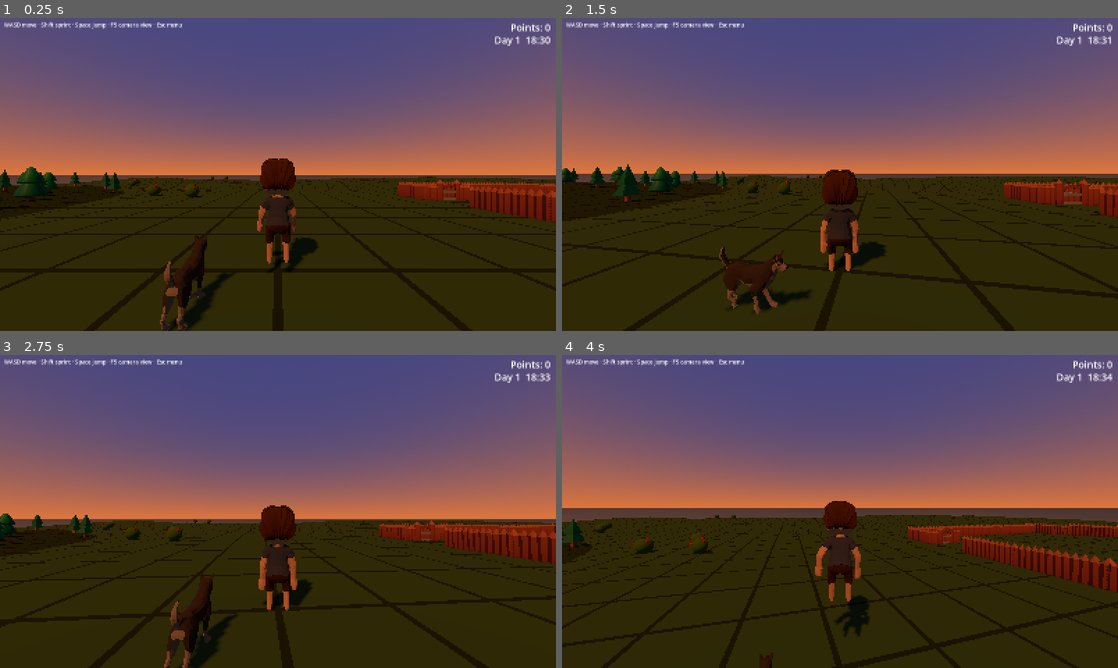
Above: before the commit, frames 1-4 (two rows, left to right).
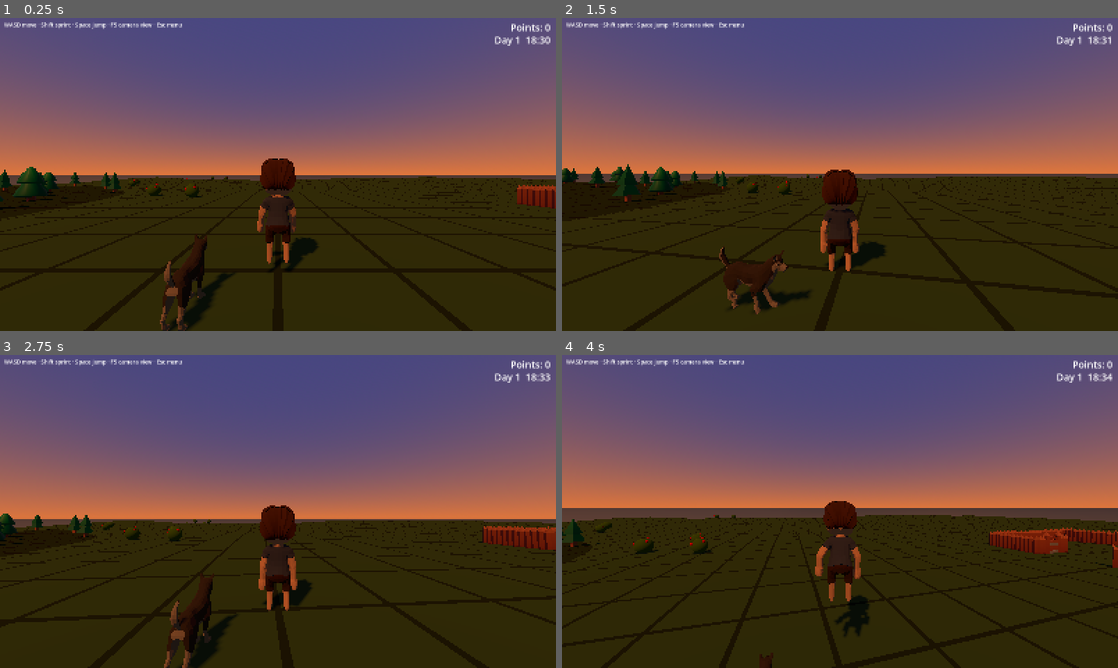
Above: after the commit, the same moments.

Repository: forsman5/sitka
Game: Godot game, scene res://scenes/on_foot/on_foot.tscn
Two runs of this game, one before a commit and one after it. Both use one fixed random seed, a clock stepped at 60 frames per second and the inputs below. This scene is started directly instead of the project's main scene.
Inputs (mouse positions are in pixels of both pictures, inside the frame that each line leads up to):
- Up to frame 1 (0.25 s): no input
- Up to frame 2 (1.5 s): tap Enter at 0.5 s; move the mouse to (867, 174) at 0.52 s; hold Q 0.53-1.28 s; hold Up (ui_up) from 0.53 s (still down); click (867, 174) at 0.67 s; tap Space at 0.77 s; move the mouse to (812, 174) at 1.27 s; tap E at 1.35 s
- Up to frame 3 (2.75 s): keep holding Up (ui_up); tap Space at 1.52 s; move the mouse to (289, 505) at 2.02 s; hold Alt from 2.03 s (still down)
- Up to frame 4 (4 s): keep holding Up (ui_up); move the mouse to (834, 517) at 2.77 s; release Alt at 2.78 s; tap Shift at 2.85 s; click (834, 517) at 2.92 s; tap Space at 3.02, 3.77 s; move the mouse to (878, 514) at 3.52 s; tap F at 3.6 s

The runs differ from the first frame. In frame 1, 2.1% of the frame differs, in the area x 71-100%, y 51-66%; in frame 2, 1.5%; in frame 3, 2.1%; in frame 4, 4.2%, in the area x 62-100%, y 53-76%.

Commit message:
Sheep pen: fill the whole interior and size from real slot capacity
Slots were only along the back/side walls. Now a grid over the interior,
filled back row first, gate leaf footprint kept clear; pen growth is the
smallest size whose slot count fits the flock. Adds check_sheep_pen harness.

Co-Authored-By: Claude Sonnet 5.5 <noreply@anthropic.com>

Diff:
--- a/scripts/on_foot/on_foot_world.gd
+++ b/scripts/on_foot/on_foot_world.gd
@@ -26,10 +26,6 @@
 const LOSS_CHANCE := 0.4
 ## Pause between the last sheep entering the pen and the end-of-day screen.
 const EARLY_END_DELAY := 1.5
-## The pen starts at its default size and grows by this many segments (each way)
-## per PEN_GROW_STEP sheep beyond what the default pen holds.
-const PEN_BASE_CAPACITY := 10
-const PEN_GROW_STEP := 6
 
 ## Run state carried across the next-day scene reload. _continuing is set only by
 ## the Next Day button, so entering from the menu always starts a fresh run.
@@ -364,7 +360,7 @@
 ## Open-gated pen on the flat ground east of the town, gate facing the spawn.
 func _spawn_pen() -> void:
 	_pen = SheepPen.new()
-	var grow := maxi(0, ceili((_flock_ages.size() - PEN_BASE_CAPACITY) / float(PEN_GROW_STEP)))
+	var grow := SheepPen.growth_for(_flock_ages.size(), _pen.segments_wide, _pen.segments_deep, _pen.gate_slot)
 	_pen.segments_wide += grow
 	_pen.segments_deep += grow
 	_pen.name = "SheepPen"
--- a/scripts/on_foot/sheep_pen.gd
+++ b/scripts/on_foot/sheep_pen.gd
@@ -21,12 +21,15 @@
 
 signal sheep_penned(total: int)
 
-## Distance inside the fence line that penned sheep stand at, and their spacing.
+## Distance inside the fence line of the outermost row of penned sheep, and the
+## grid spacing between them. The whole interior is filled, not just the walls.
 const SLOT_INSET := 1.0
-const SLOT_SPACING := 1.7
+const SLOT_SPACING := 1.5
+## Clear radius kept around the swung-open gate leaf so sheep don't stand in it.
+const GATE_CLEARANCE := 0.9
 
 var penned_count: int = 0
-var _slots: Array[Vector3] = []   # local-space stand points, evenly spaced along the walls
+var _slots: Array[Vector3] = []   # local-space stand points, filled back row first
 var _slot_yaws: Array[float] = []
 
 func _ready() -> void:
@@ -50,20 +53,52 @@
 		_add_segment(FENCE, Vector3(-half_w, 0, z), 0.0)
 		_add_segment(FENCE, Vector3(half_w, 0, z), 0.0)
 
-## Slots run along the back wall, then the left and right walls (stopping short
-## of the front so the open gate stays clear). Each sheep faces its wall.
-func _build_slots(half_w: float, half_d: float) -> void:
+## How many sheep a pen of this size holds.
+static func capacity_for(wide: int, deep: int, gate: int = 1) -> int:
+	return _slot_points(wide * SEGMENT_LENGTH * 0.5, deep * SEGMENT_LENGTH * 0.5,
+			_gate_hinge_x(wide, gate)).size()
+
+## Smallest segment growth (added to both dimensions) whose pen holds `heads`.
+static func growth_for(heads: int, wide: int, deep: int, gate: int = 1) -> int:
+	var grow := 0
+	while capacity_for(wide + grow, deep + grow, gate) < heads:
+		grow += 1
+	return grow
+
+## The gate leaf is hinged at its slot's left edge and swings into the pen.
+static func _gate_hinge_x(wide: int, gate: int) -> float:
+	return -wide * SEGMENT_LENGTH * 0.5 + gate * SEGMENT_LENGTH
+
+## Grid of stand points over the whole interior, ordered back wall first (then
+## centre-out within a row) so later arrivals never have to squeeze past sheep
+## that have already settled, with the gate leaf's footprint left clear.
+static func _slot_points(half_w: float, half_d: float, hinge_x: float) -> Array[Vector3]:
 	var inner_w := half_w - SLOT_INSET
 	var inner_d := half_d - SLOT_INSET
-	var n_back := int((inner_w * 2.0) / SLOT_SPACING) + 1
-	var back_start := -(n_back - 1) * SLOT_SPACING * 0.5
-	for i in n_back:
-		_add_slot(Vector3(back_start + i * SLOT_SPACING, 0, -inner_d), Vector3(0, 0, -1))
-	var z := -inner_d + SLOT_SPACING
-	while z <= inner_d - SLOT_SPACING * 0.5:
-		_add_slot(Vector3(-inner_w, 0, z), Vector3(-1, 0, 0))
-		_add_slot(Vector3(inner_w, 0, z), Vector3(1, 0, 0))
-		z += SLOT_SPACING
+	var cols := int((inner_w * 2.0) / SLOT_SPACING) + 1
+	var rows := int((inner_d * 2.0) / SLOT_SPACING) + 1
+	var x0 := -(cols - 1) * SLOT_SPACING * 0.5
+	var z0 := -(rows - 1) * SLOT_SPACING * 0.5
+	var pts: Array[Vector3] = []
+	for r in rows:
+		var row: Array[Vector3] = []
+		for c in cols:
+			var p := Vector3(x0 + c * SLOT_SPACING, 0.0, z0 + r * SLOT_SPACING)
+			# Gate leaf runs from the hinge on the front wall back across the pen.
+			if absf(p.x - hinge_x) < GATE_CLEARANCE and p.z > half_d - SEGMENT_LENGTH - GATE_CLEARANCE:
+				continue
+			row.append(p)
+		row.sort_custom(func(a: Vector3, b: Vector3) -> bool: return absf(a.x) < absf(b.x))
+		pts.append_array(row)
+	return pts
+
+## Each sheep faces its nearest wall.
+func _build_slots(half_w: float, half_d: float) -> void:
+	for p in _slot_points(half_w, half_d, _gate_hinge_x(segments_wide, gate_slot)):
+		var to_x := half_w - absf(p.x)
+		var to_z := half_d - absf(p.z)
+		var facing := Vector3(signf(p.x), 0, 0) if to_x < to_z else Vector3(0, 0, signf(p.z) if p.z != 0.0 else -1.0)
+		_add_slot(p, facing)
 
 func _add_slot(pos: Vector3, facing: Vector3) -> void:
 	_slots.append(pos)
--- /dev/null
+++ b/scripts/sim/harness/check_sheep_pen.gd
@@ -0,0 +1,74 @@
+extends SceneTree
+
+## Sheep pen slot layout check (no scene needed). Run with:
+##   godot --headless --path . --script res://scripts/sim/harness/check_sheep_pen.gd
+
+const PenScript = preload("res://scripts/on_foot/sheep_pen.gd")
+
+var _ok := true
+
+func _initialize() -> void:
+	_check_default_capacity()
+	_check_growth_fits_flock()
+	_check_slots_fill_interior_and_respect_spacing()
+	_check_gate_leaf_clear()
+	print("SHEEP PEN %s" % ("OK" if _ok else "FAILED"))
+	quit(0 if _ok else 1)
+
+func _assert(condition: bool, message: String) -> void:
+	if not condition:
+		_ok = false
+		push_error("FAIL: " + message)
+
+func _pen(wide: int = 4, deep: int = 3) -> Node3D:
+	var pen: Node3D = PenScript.new()
+	pen.segments_wide = wide
+	pen.segments_deep = deep
+	return pen
+
+func _slots(pen: Node3D) -> Array:
+	# Build the same list _ready would, without instancing fence models.
+	var half_w: float = pen.segments_wide * PenScript.SEGMENT_LENGTH * 0.5
+	var half_d: float = pen.segments_deep * PenScript.SEGMENT_LENGTH * 0.5
+	pen._build_slots(half_w, half_d)
+	return pen._slots
+
+func _check_default_capacity() -> void:
+	var cap: int = PenScript.capacity_for(4, 3)
+	_assert(cap >= 25, "default pen should hold the default flock of 25, holds %d" % cap)
+
+func _check_growth_fits_flock() -> void:
+	for heads in [1, 10, 25, 60, 120]:
+		var grow: int = PenScript.growth_for(heads, 4, 3)
+		_assert(PenScript.capacity_for(4 + grow, 3 + grow) >= heads, "growth %d does not fit %d" % [grow, heads])
+		if grow > 0:
+			_assert(PenScript.capacity_for(3 + grow, 2 + grow) < heads, "growth %d is not minimal for %d" % [grow, heads])
+
+func _check_slots_fill_interior_and_respect_spacing() -> void:
+	var pen := _pen()
+	var slots := _slots(pen)
+	var half_w: float = 4 * PenScript.SEGMENT_LENGTH * 0.5
+	var half_d: float = 3 * PenScript.SEGMENT_LENGTH * 0.5
+	var interior := 0
+	for i in slots.size():
+		var p: Vector3 = slots[i]
+		_assert(absf(p.x) <= half_w - PenScript.SLOT_INSET + 0.01 and absf(p.z) <= half_d - PenScript.SLOT_INSET + 0.01, "slot %d outside the fence inset" % i)
+		if absf(p.x) < half_w - PenScript.SLOT_INSET - 0.1 and absf(p.z) < half_d - PenScript.SLOT_INSET - 0.1:
+			interior += 1
+		for j in range(i + 1, slots.size()):
+			_assert(p.distance_to(slots[j]) >= PenScript.SLOT_SPACING - 0.01, "slots %d and %d overlap" % [i, j])
+	_assert(interior > 0, "no interior slots: sheep only line the fence")
+	# Back-first ordering: z never decreases through the list.
+	for i in range(1, slots.size()):
+		_assert(slots[i].z >= slots[i - 1].z - 0.001, "slot order is not back-row first at %d" % i)
+	pen.free()
+
+func _check_gate_leaf_clear() -> void:
+	var pen := _pen()
+	var slots := _slots(pen)
+	var half_d: float = 3 * PenScript.SEGMENT_LENGTH * 0.5
+	var hinge_x: float = PenScript._gate_hinge_x(4, 1)
+	for p in slots:
+		var in_leaf: bool = absf(p.x - hinge_x) < PenScript.GATE_CLEARANCE and p.z > half_d - PenScript.SEGMENT_LENGTH - PenScript.GATE_CLEARANCE
+		_assert(not in_leaf, "slot at %s is inside the open gate leaf" % p)
+	pen.free()
